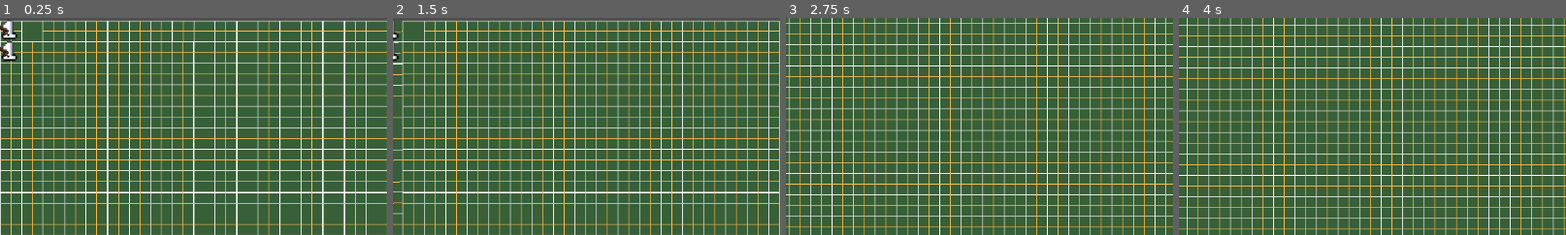
Above: before the commit, frames 1-4 (left to right).
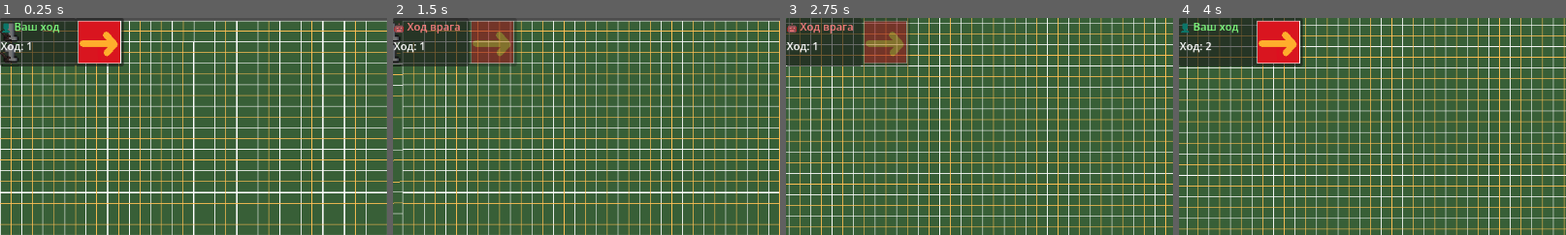
Above: after the commit, the same moments.

Repository: iblochko/BinaryWars
Game: Godot game, scene res://scenes/game/Game.tscn
Two runs of this game, one before a commit and one after it. Both use one fixed random seed, a clock stepped at 60 frames per second and the inputs below.
Inputs (mouse positions are % of the whole screen's width and height, from its top left):
- Up to frame 1 (0.25 s): no input
- Up to frame 2 (1.5 s): click (13, 6) at 0.52 s; move the mouse to (72, 45) at 1.27 s; hold Right from 1.28 s (still down); click (72, 45) at 1.42 s
- Up to frame 3 (2.75 s): move the mouse to (30, 55) at 2.02 s; release Right at 2.03 s; hold Down from 2.03 s (still down); click (30, 55) at 2.17 s
- Up to frame 4 (4 s): move the mouse to (60, 28) at 2.77 s; release Down at 2.78 s; hold Right 2.78-3.53 s; click (60, 28) at 2.92 s; move the mouse to (45, 70) at 3.52 s; hold Up from 3.53 s (still down); click (45, 70) at 3.67 s
The pictures show only the part of the screen within x 0-50%, y 0-50%; the shares and areas given below are measured in that part.

The runs differ from the first frame. In frame 1, 7.0% of the frame differs, in the area x 0-33%, y 0-23%; in frame 2, 6.6%; in frame 3, 6.7%; in frame 4, 7.0%.

Commit message:
turnmanager

Diff:
--- a/bw/node.gd
+++ b/bw/node.gd
@@ -1,4 +1,3 @@
-
 extends Node
 
 
@@ -65,6 +64,9 @@
 
 		path = map_mgr.find_path(Vector2i(0,0), Vector2i(1,1), 5, true)
 		assert_equal(path.size(), 3, "Путь на клетку по диагонали (размер 3)")
+
+		path = map_mgr.find_path(Vector2i(0,0), Vector2i(1,1), 5, true)
+		assert_equal(path.size(), 10, "Путь на клетку по диагонали (размер 10)")
 	else:
 		print("⚠️ MapManager не найден в сцене, тест пропущен")
 		tests_passed += 1
--- a/bw/scenes/game/Game.tscn
+++ b/bw/scenes/game/Game.tscn
@@ -2,13 +2,26 @@
 
 [ext_resource type="PackedScene" uid="uid://cag766de2f1ly" path="res://scenes/game/Map.tscn" id="1_klkup"]
 [ext_resource type="PackedScene" uid="uid://dntm7gvnrjt1q" path="res://scenes/units/Onerrior.tscn" id="2_m44fu"]
+[ext_resource type="Script" uid="uid://cxnovenroox1q" path="res://scripts/managers/TurnManager.gd" id="3_7qcb4"]
+[ext_resource type="PackedScene" uid="uid://dous1v2aji7b7" path="res://scenes/ui/TurnUI.tscn" id="4_7qcb4"]
+[ext_resource type="PackedScene" uid="uid://d304ca4mjiicp" path="res://scenes/ui/ActionPanel.tscn" id="5_lyhax"]
 
 [node name="Game" type="Node2D" unique_id=872508359]
 
 [node name="Map" parent="." unique_id=704113698 instance=ExtResource("1_klkup")]
 
-[node name="Onerrior" parent="Map" unique_id=156615112 instance=ExtResource("2_m44fu")]
-position = Vector2(-1115, -600)
+[node name="Units" type="Node2D" parent="." unique_id=202485634]
 
-[node name="Onerrior2" parent="Map" unique_id=961222461 instance=ExtResource("2_m44fu")]
+[node name="Onerrior" parent="Units" unique_id=156615112 instance=ExtResource("2_m44fu")]
+position = Vector2(-1118, -600)
+
+[node name="Onerrior2" parent="Units" unique_id=961222461 instance=ExtResource("2_m44fu")]
 position = Vector2(-1118, -530)
+
+[node name="TurnManager" type="Node" parent="." unique_id=1097150598]
+script = ExtResource("3_7qcb4")
+
+[node name="TurnUI" parent="." unique_id=1563342287 instance=ExtResource("4_7qcb4")]
+
+[node name="ActionPanel" parent="." unique_id=1637086703 instance=ExtResource("5_lyhax")]
+layer = 3
--- /dev/null
+++ b/bw/scenes/ui/ActionPanel.tscn
@@ -0,0 +1,68 @@
+[gd_scene format=3 uid="uid://d304ca4mjiicp"]
+
+[ext_resource type="Script" uid="uid://qaafsjlyj1p" path="res://scripts/ui/ActionPanel.gd" id="1_xpfpg"]
+
+[node name="ActionPanel" type="CanvasLayer" unique_id=59756384]
+follow_viewport_scale = 0.001
+script = ExtResource("1_xpfpg")
+
+[node name="PanelContainer" type="PanelContainer" parent="." unique_id=1236665269]
+offset_left = 887.0
+offset_top = 428.0
+offset_right = 1146.0
+offset_bottom = 644.0
+
+[node name="UnitInfo" type="VBoxContainer" parent="PanelContainer" unique_id=1124770135]
+layout_mode = 2
+
+[node name="UnitName" type="Label" parent="PanelContainer/UnitInfo" unique_id=1804951455]
+custom_minimum_size = Vector2(100, 30)
+layout_mode = 2
+
+[node name="HealthLabel" type="Label" parent="PanelContainer/UnitInfo" unique_id=1502105971]
+custom_minimum_size = Vector2(0, 30)
+layout_mode = 2
+
+[node name="MovementLabel" type="Label" parent="PanelContainer/UnitInfo" unique_id=63967530]
+custom_minimum_size = Vector2(0, 30)
+layout_mode = 2
+
+[node name="HSeparator" type="HSeparator" parent="PanelContainer" unique_id=984326403]
+layout_mode = 2
+
+[node name="ActionButtons" type="VBoxContainer" parent="PanelContainer" unique_id=205976186]
+custom_minimum_size = Vector2(0, 110)
+layout_mode = 2
+size_flags_vertical = 8
+
+[node name="AttackButton" type="Button" parent="PanelContainer/ActionButtons" unique_id=1092696501]
+custom_minimum_size = Vector2(180, 25)
+layout_mode = 2
+size_flags_horizontal = 0
+size_flags_vertical = 8
+size_flags_stretch_ratio = 0.0
+text = "⚔️ Attack"
+
+[node name="DefendButton" type="Button" parent="PanelContainer/ActionButtons" unique_id=247117002]
+custom_minimum_size = Vector2(180, 25)
+layout_mode = 2
+size_flags_horizontal = 0
+size_flags_vertical = 0
+size_flags_stretch_ratio = 0.0
+text = "🛡️ Defend"
+
+[node name="ActionButton" type="Button" parent="PanelContainer/ActionButtons" unique_id=699852717]
+custom_minimum_size = Vector2(180, 30)
+layout_mode = 2
+size_flags_horizontal = 0
+size_flags_vertical = 0
+size_flags_stretch_ratio = 0.0
+text = "🔥 Action"
+
+[node name="CloseButton" type="Button" parent="PanelContainer" unique_id=580241794]
+custom_minimum_size = Vector2(30, 110)
+layout_mode = 2
+size_flags_horizontal = 8
+size_flags_vertical = 8
+size_flags_stretch_ratio = 0.0
+text = "🚫 Close"
--- /dev/null
+++ b/bw/scenes/ui/TurnUI.tscn
@@ -0,0 +1,32 @@
+[gd_scene format=3 uid="uid://dous1v2aji7b7"]
+
+[ext_resource type="Script" uid="uid://b2t6yqcs12rs4" path="res://scripts/managers/TurnUI.gd" id="1_uioac"]
+[ext_resource type="Texture2D" uid="uid://d4cpodmfwp6vw" path="res://assets/sprites/ui/next_turn.png" id="2_abvkg"]
+
+[node name="TurnUI" type="CanvasLayer" unique_id=876065878]
+script = ExtResource("1_uioac")
+
+[node name="Panel" type="Panel" parent="." unique_id=374285260]
+offset_right = 113.0
+offset_bottom = 72.0
+
+[node name="TurnLabel" type="Label" parent="Panel" unique_id=245638625]
+layout_mode = 0
+offset_left = 1.0
+offset_top = 30.0
+offset_right = 41.0
+offset_bottom = 53.0
+
+[node name="FactionLabel" type="Label" parent="Panel" unique_id=660767300]
+layout_mode = 0
+offset_left = 1.0
+offset_top = 1.0
+offset_right = 41.0
+offset_bottom = 24.0
+
+[node name="EndTurnButton" type="Button" parent="Panel" unique_id=621493043]
+layout_mode = 0
+offset_left = 112.0
+offset_right = 184.0
+offset_bottom = 72.0
+icon = ExtResource("2_abvkg")
--- a/bw/scenes/units/Onerrior.tscn
+++ b/bw/scenes/units/Onerrior.tscn
@@ -1,30 +1,32 @@
 [gd_scene format=3 uid="uid://dntm7gvnrjt1q"]
 
-[ext_resource type="Script" uid="uid://d0sgi1d8q3pe8" path="res://scripts/units/Unit.gd" id="1_rpwae"]
+[ext_resource type="Script" uid="uid://bnxoh3ybobjkf" path="res://scripts/units/Onerrior.gd" id="1_froux"]
 [ext_resource type="Texture2D" uid="uid://dwyn7v3qjwq8s" path="res://assets/sprites/units/pixel1.png" id="1_tm5vm"]
 [ext_resource type="Texture2D" uid="uid://h3lq8wytqtuu" path="res://assets/sprites/units/items/noob_sword.png" id="3_nwwhx"]
 
 [sub_resource type="RectangleShape2D" id="RectangleShape2D_rpwae"]
 size = Vector2(64, 64)
 
-[node name="Onerrior" type="Node2D" unique_id=156615112]
-position = Vector2(542, 270)
+[node name="Onerrior" type="CharacterBody2D" unique_id=169862691]
+position = Vector2(34, 45)
+script = ExtResource("1_froux")
+health = null
+attack = null
+defense = null
+attack_range = null
+movement_points = null
+move_speed = null
+max_health = null
 
-[node name="CharacterBody2D" type="CharacterBody2D" parent="." unique_id=248226540]
-position = Vector2(2, -2)
-script = ExtResource("1_rpwae")
+[node name="CollisionShape2D" type="CollisionShape2D" parent="." unique_id=348075951]
+shape = SubResource("RectangleShape2D_rpwae")
 
-[node name="Sprite2D" type="Sprite2D" parent="CharacterBody2D" unique_id=1595035825]
-position = Vector2(-37, -37)
+[node name="Sprite2D" type="Sprite2D" parent="." unique_id=1595035825]
+position = Vector2(1, 1)
 scale = Vector2(1.026125, 1)
 texture = ExtResource("1_tm5vm")
-centered = false
 
-[node name="CollisionShape2D" type="CollisionShape2D" parent="CharacterBody2D" unique_id=348075951]
-position = Vector2(-3, -1)
-shape = SubResource("RectangleShape2D_rpwae")
-
-[node name="Item" type="Sprite2D" parent="CharacterBody2D" unique_id=620939495]
-position = Vector2(-20, -2)
+[node name="Item" type="Sprite2D" parent="." unique_id=620939495]
+position = Vector2(-15, 14)
 scale = Vector2(2.375, 2.375)
 texture = ExtResource("3_nwwhx")
--- a/bw/scripts/managers/MapManager.gd
+++ b/bw/scripts/managers/MapManager.gd
@@ -137,11 +137,37 @@
 			if selected:
 				selected.deselect()
 
+func highlight_attack_cells(center_cell: Vector2i, attack_range: int):
+	clear_highlight()
+
+	var cells = get_cells_in_range(center_cell, attack_range)
+
+	for cell in cells:
+		# Подсвечиваем только клетки с врагами
+		if units_on_map.has(cell):
+			var unit = units_on_map[cell]
+			# Не подсвечиваем себя и союзников
+			if unit.faction != 0:  # Если враг (faction 1+)
+				tile_map.set_cell(1, cell, 0, Vector2i(0, 0))
+				highlighted_cells.append(cell)
+
+	# Красный оттенок для атаки
+	tile_map.set_layer_modulate(1, Color(1, 0.5, 0.5, 0.5))
+
 func handle_cell_click(cell: Vector2i):
 	var selected_unit = get_selected_unit()
 	if not selected_unit:
 		return
 
+	 # Проверяем, чей сейчас ход
+	var turn_manager = get_tree().get_first_node_in_group("turn_manager")
+	if turn_manager:
+		if turn_manager.current_faction != turn_manager.Faction.PLAYER:
+			print("⚠️ Сейчас не ваш ход!")
+			return
+		if not turn_manager.is_turn_active:
+			print("⚠️ Ход завершён!")
+			return
 	clear_highlight()
 
 	if validate_move(selected_unit.current_cell, cell, selected_unit.current_movement):
@@ -149,6 +175,7 @@
 		selected_unit.move_along_path(path)
 	else:
 		print("❌ Нельзя переместиться")
+		highlight_available_cells(selected_unit.current_cell, selected_unit.current_movement, selected_unit)
 
 func load_map_data():
 	if tile_map == null:
--- /dev/null
+++ b/bw/scripts/managers/TurnManager.gd
@@ -0,0 +1,140 @@
+extends Node
+
+# === Сигналы ===
+signal turn_started(turn_number, current_faction)
+signal turn_ended(turn_number, previous_faction)
+signal phase_changed(phase)
+
+# === Фракции ===
+enum Faction {
+	PLAYER,
+	ENEMY
+}
+
+# === Состояние ===
+var current_turn: int = 1
+var current_faction: Faction = Faction.PLAYER
+var is_turn_active: bool = true
+var units_moved: int = 0
+var total_units: int = 0
+
+# === Настройки ===
+@export var allow_enemy_turn: bool = true
+
+func _ready():
+	add_to_group("turn_manager")
+	print(" TurnManager готов!")
+
+	# Начинаем первый ход
+	start_turn()
+
+# === НАЧАЛО ХОДА ===
+func start_turn():
+	print("🔄 === Ход ", current_turn, " ===")
+	print("👤 Фракция: ", _get_faction_name(current_faction))
+
+	is_turn_active = true
+	units_moved = 0
+	total_units = 0
+
+	# Считаем юнитов текущей фракции
+	var all_units = get_tree().get_nodes_in_group("units")
+	for unit in all_units:
+		if _is_unit_faction(unit, current_faction):
+			total_units += 1
+			# Восстанавливаем ходы
+			unit.reset_movement()
+
+	emit_signal("turn_started", current_turn, current_faction)
+	emit_signal("phase_changed", "player_action" if current_faction == Faction.PLAYER else "enemy_action")
+
+# === ЗАВЕРШЕНИЕ ХОДА ===
+func end_turn():
+	if not is_turn_active:
+		print("⚠️ Ход уже завершён!")
+		return
+
+	print("✅ Ход ", current_turn, " завершён")
+
+	is_turn_active = false
+	emit_signal("turn_ended", current_turn, current_faction)
+
+	# Снимаем выделение со всех юнитов
+	var all_units = get_tree().get_nodes_in_group("units")
+	for unit in all_units:
+		unit.deselect()
+
+	# Очищаем подсветку
+	var map_manager = get_tree().get_first_node_in_group("map_manager")
+	if map_manager:
+		map_manager.clear_highlight()
+
+	# Переходим к следующему ходу
+	await get_tree().create_timer(0.5).timeout
+	_next_turn()
+
+# === СЛЕДУЮЩИЙ ХОД ===
+func _next_turn():
+	# Смена фракции
+	if current_faction == Faction.PLAYER:
+		current_faction = Faction.ENEMY
+
+		# Если есть вражеский ход
+		if allow_enemy_turn:
+			start_turn()
+			# Здесь можно добавить AI для врага
+			await _enemy_ai_turn()
+		else:
+			# Сразу обратно к игроку
+			current_turn += 1
+			current_faction = Faction.PLAYER
+			start_turn()
+	else:
+		current_turn += 1
+		current_faction = Faction.PLAYER
+		start_turn()
+
+# === ПРОСТОЙ AI ВРАГА (заглушка) ===
+func _enemy_ai_turn():
+	print("🤖 Ход врага...")
+
+	# TODO: Добавить логику вражеских юнитов
+	# Например: случайные движения или атака
+
+	await get_tree().create_timer(2.0).timeout
+	print("🤖 Враг завершил ход")
+
+	# Автоматически завершаем ход врага
+	end_turn()
+
+# === ВСПОМОГАТЕЛЬНЫЕ ФУНКЦИИ ===
+func _get_faction_name(faction: Faction) -> String:
+	match faction:
+		Faction.PLAYER:
+			return "Игрок"
+		Faction.ENEMY:
+			return "Враг"
+		_:
+			return "Неизвестно"
+
+func _is_unit_faction(unit, faction: Faction) -> bool:
+	# Проверяем фракцию юнита (можно добавить свойство faction в Unit.gd)
+	# Пока считаем всех юнитов игрока
+	return true  # TODO: Добавить проверку фракции
+
+# === КНОПКА ЗАВЕРШИТЬ ХОД (вызывается из UI) ===
+func on_end_turn_button_pressed():
+	if current_faction == Faction.PLAYER and is_turn_active:
+		end_turn()
+	else:
+		print("⚠️ Сейчас не ваш ход!")
+
+# === СТАТИСТИКА ===
+func get_turn_info() -> Dictionary:
+	return {
+		"turn": current_turn,
+		"faction": current_faction,
+		"is_active": is_turn_active,
+		"units_moved": units_moved,
+		"total_units": total_units
+	}
--- /dev/null
+++ b/bw/scripts/managers/TurnUI.gd
@@ -0,0 +1,51 @@
+extends CanvasLayer
+
+@onready var turn_label = $Panel/TurnLabel
+@onready var faction_label = $Panel/FactionLabel
+@onready var end_turn_button = $Panel/EndTurnButton
+
+var turn_manager = null
+
+func _ready():
+	print("🔍 TurnLabel: ", $Panel/TurnLabel)
+	print("🔍 FactionLabel: ", $Panel/FactionLabel)
+	print("🔍 EndTurnButton: ", $Panel/EndTurnButton)
+	turn_manager = get_tree().get_first_node_in_group("turn_manager")
+
+	if turn_manager:
+		# Подключаемся к сигналам
+		turn_manager.turn_started.connect(_on_turn_started)
+		turn_manager.turn_ended.connect(_on_turn_ended)
+
+		# Обновляем UI
+		_update_ui()
+
+	# Кнопка
+	end_turn_button.pressed.connect(_on_end_turn_pressed)
+
+func _update_ui():
+	if not turn_manager:
+		return
+
+	var info = turn_manager.get_turn_info()
+
+	turn_label.text = "Ход: " + str(info.turn)
+
+	if info.faction == 0:  # PLAYER
+		faction_label.text = "👤 Ваш ход"
+		faction_label.modulate = Color(0.5, 1, 0.5, 1)
+		end_turn_button.disabled = not info.is_active
+	else:  # ENEMY
+		faction_label.text = "🤖 Ход врага"
+		faction_label.modulate = Color(1, 0.5, 0.5, 1)
+		end_turn_button.disabled = true
+
+func _on_turn_started(turn_number, faction):
+	_update_ui()
+
+func _on_turn_ended(turn_number, faction):
+	_update_ui()
+
+func _on_end_turn_pressed():
+	if turn_manager:
+		turn_manager.on_end_turn_button_pressed()
--- /dev/null
+++ b/bw/scripts/ui/ActionPanel.gd
@@ -0,0 +1,97 @@
+extends CanvasLayer
+
+@onready var panel = $PanelContainer
+@onready var unit_name = $PanelContainer/UnitInfo/UnitName
+@onready var health_label = $PanelContainer/UnitInfo/HealthLabel
+@onready var movement_label = $PanelContainer/UnitInfo/MovementLabel
+@onready var attack_button = $PanelContainer/ActionButtons/AttackButton
+@onready var defend_button = $PanelContainer/ActionButtons/DefendButton
+@onready var wait_button = $PanelContainer/ActionButtons/ActionButton
+@onready var close_button = $PanelContainer/CloseButton
+
+var current_unit: BaseUnit = null
+var is_visible_panel: bool = false
+
+func _ready():
+	panel.visible = false
+
+	attack_button.pressed.connect(_on_attack_pressed)
+	defend_button.pressed.connect(_on_defend_pressed)
+	wait_button.pressed.connect(_on_wait_pressed)
+	close_button.pressed.connect(_on_close_pressed)
+
+	print("✅ ActionPanel готов!")
+
+func show_panel(unit: BaseUnit):
+	if unit == null:
+		printerr("❌ Юнит не передан в show_panel()!")
+		return
+
+	current_unit = unit
+	is_visible_panel = true
+
+	_update_unit_info()
+	panel.visible = true
+	_update_buttons()
+
+	print("📋 Панель открыта для: ", unit.name)
+
+func hide_panel():
+	is_visible_panel = false
+	current_unit = null  # Сбрасываем
+	panel.visible = false
+	print("📋 Панель закрыта")
+
+func _update_unit_info():
+	if current_unit == null:  # ✅ ПРОВЕРКА!
+		return
+
+	unit_name.text = "⚔️ " + current_unit.name
+	health_label.text = "❤️ HP: " + str(current_unit.current_health) + "/" + str(current_unit.max_health)
+	movement_label.text = "🚶 Ходы: " + str(current_unit.current_movement) + "/" + str(current_unit.movement_points)
+
+func _update_buttons():
+	if current_unit == null:  # ✅ ПРОВЕРКА!
+		return
+
+	attack_button.disabled = false
+	defend_button.disabled = false
+	wait_button.disabled = false
+
+func _on_attack_pressed():
+	if current_unit == null:  # ✅ ПРОВЕРКА!
+		printerr("❌ current_unit = null в _on_attack_pressed()!")
+		return
+
+	print("⚔️ Атака выбрана!")
+
+	var map_manager = get_tree().get_first_node_in_group("map_manager")
+	if map_manager:
+		map_manager.highlight_attack_cells(current_unit.current_cell, 1)
+
+	hide_panel()
+
+func _on_defend_pressed():
+	if current_unit == null:
+		return
+
+	print("🛡️ Защитная стойка!")
+	current_unit.current_movement = 0
+	current_unit.deselect()
+	hide_panel()
+
+func _on_wait_pressed():
+	if current_unit == null:
+		return
+
+	print("⏳ Пропуск хода")
+	current_unit.current_movement = 0
+	current_unit.deselect()
+	hide_panel()
+
+func _on_close_pressed():
+	hide_panel()
+
+func update_health():
+	if current_unit:  # ✅ ПРОВЕРКА!
+		_update_unit_info()
--- a/bw/scripts/units/Onerrior.gd
+++ b/bw/scripts/units/Onerrior.gd
@@ -3,13 +3,14 @@
 
 #уникальные характеристики
 @export var health: int = 100
-@export var max_health: int = 100
 @export var attack: int = 10
 @export var defense: int = 5
 @export var attack_range: int = 1
 
 #инициализация
 func _on_unit_ready():
+	movement_points = 4
+	max_health = 100
 	print("⚔️ Воин создан! Здоровье: ", health, " Атака: ", attack)
 	#добавить визуальные эффекты?
 
--- a/bw/scripts/units/Unit.gd
+++ b/bw/scripts/units/Unit.gd
@@ -4,7 +4,10 @@
 
 @export var movement_points: int = 2
 @export var move_speed: float = 300.0
-
+@export var max_health: int = 100
+
+var current_health: int = 100
+var faction: int = 0
 var is_selected: bool = false
 var is_moving: bool = false
 var current_movement: int = 2
@@ -15,6 +18,7 @@
 var movement_path: Array[Vector2i] = []
 var current_path_index: int = 0
 var map_manager = null
+var is_attack_mode: bool = false
 
 func _ready():
 	original_scale = scale
@@ -33,9 +37,39 @@
 	map_manager.register_unit(self, current_cell)
 	add_to_group("units")
 
+	faction = 0
+
 	_on_unit_ready()
+	current_movement = movement_points
+	current_health = max_health
+	print("✅ Юнит создан! HP: ", current_health, "/", max_health)
+
+func _draw():
+
+	print("🔍 _draw() вызван для: ", name)
+	# Позиция и размер
+	var bar_width = 50
+	var bar_height = 6
+	var bar_pos = Vector2(-bar_width/2, 35)  # Под спрайтом
+
+	# Фон (тёмный)
+	draw_rect(Rect2(bar_pos, Vector2(bar_width, bar_height)), Color(0, 0, 0, 0.7))
+
+	# Заполнение
+	var health_percent = float(current_health) / float(max_health)
+	var fill_width = (bar_width - 4) * health_percent
+
+	# Цвет по здоровью
+	var fill_color = Color(0.3, 0.8, 0.3)  # Зелёный
+	if health_percent <= 0.6:
+		fill_color = Color(0.9, 0.9, 0.3)  # Жёлтый
+	if health_percent <= 0.3:
+		fill_color = Color(0.9, 0.3, 0.3)  # Красный
+
+	draw_rect(Rect2(bar_pos + Vector2(2, 2), Vector2(fill_width, bar_height - 4)), fill_color)
 
 func select_unit():
+	queue_redraw()
 	var all_units = get_tree().get_nodes_in_group("units")
 	for unit in all_units:
 		if unit != self:
@@ -45,6 +79,15 @@
 	is_selected = true
 	_update_visuals()
 
+	var root = get_tree().current_scene
+	var action_panel = root.get_node_or_null("ActionPanel")
+
+	if action_panel:
+		action_panel.show_panel(self)
+		print("✅ Панель показана")
+	else:
+		printerr("❌ ActionPanel не найден в корневой сцене!")
+
 	#передаём себя, чтобы MapManager игнорировал этого юнита
 	if map_manager:
 		map_manager.highlight_available_cells(current_cell, current_movement, self)
@@ -81,10 +124,16 @@
 	current_cell = movement_path[-1]
 	map_manager.register_unit(self, current_cell)
 
-	movement_path.clear()
 	current_path_index = 0
 	is_moving = false
-	current_movement -= 1
+	current_movement -= (movement_path.size()-1)
+	movement_path.clear()
+	if map_manager:
+		map_manager.highlight_available_cells(current_cell, current_movement, self)
+
+	var turn_manager = get_tree().get_first_node_in_group("turn_manager")
+	if turn_manager:
+		turn_manager.units_moved += 1
 
 	print("✅ Прибыл на: ", current_cell, " | Ходов осталось: ", current_movement)
 
@@ -110,11 +159,69 @@
 	_update_visuals()
 	if map_manager:
 		map_manager.clear_highlight()
+	var action_panel = get_tree().get_first_node_in_group("action_panel")
+	if action_panel:
+		action_panel.hide_panel()
+
+
+func enable_attack_mode():
+	is_attack_mode = true
+	print("🎯 Режим атаки включён! Выберите цель")
+
+	# Подсветка врагов в радиусе
+	var map_manager = get_tree().get_first_node_in_group("map_manager")
+	if map_manager:
+		map_manager.highlight_attack_cells(current_cell, 1)
+
+func disable_attack_mode():
+	is_attack_mode = false
+	var map_manager = get_tree().get_first_node_in_group("map_manager")
+	if map_manager:
+		map_manager.clear_highlight()
+
+func attack_target(target: BaseUnit):
+	if target == null:
+		return
+
+	var distance = abs(current_cell.x - target.current_cell.x) + abs(current_cell.y - target.current_cell.y)
+
+	if distance <= 1:
+		target.take_damage(10)  # Урон
+		current_movement -= 1
+		print("⚔️ Атака! Нанесено 10 урона")
+		disable_attack_mode()
+		deselect()
+	else:
+		print("❌ Цель слишком далеко!")
 
 func reset_movement():
 	current_movement = movement_points
 	print("🔄 Ходы восстановлены: ", current_movement)
 
+func take_damage(amount: int):
+	current_health = max(0, current_health - amount)
+	queue_redraw()  # ← Обновить полоску
+
+	var action_panel = get_tree().get_first_node_in_group("action_panel")
+	if action_panel and action_panel.current_unit == self:
+		action_panel.update_health()
+
+	print("💥 ", name, " получил ", amount, " урона! HP: ", current_health, "/", max_health)
+
+	if current_health <= 0:
+		die()
+
+func heal(amount: int):
+	current_health = min(max_health, current_health + amount)
+	queue_redraw()
+	print("💚 ", name, " вылечен на ", amount, "! HP: ", current_health, "/", max_health)
+
+func die():
+	print("💀 ", name, " погиб!")
+	if map_manager:
+		map_manager.unregister_unit(current_cell)
+	queue_free()
+
 func _on_unit_ready():
 	pass
 
--- /dev/null
+++ b/bw/ui.tscn
@@ -0,0 +1,3 @@
+[gd_scene format=3 uid="uid://chpfo000yo87r"]
+
+[node name="Ui" type="Node2D" unique_id=1488077409]
Binary file added: bw/assets/sprites/ui/next_turn.png
Not shown, added: bw/assets/sprites/ui/next_turn.png.import
Not shown, added: bw/scripts/managers/TurnManager.gd.uid
Not shown, added: bw/scripts/managers/TurnUI.gd.uid
Not shown, added: bw/scripts/ui/ActionPanel.gd.uid
